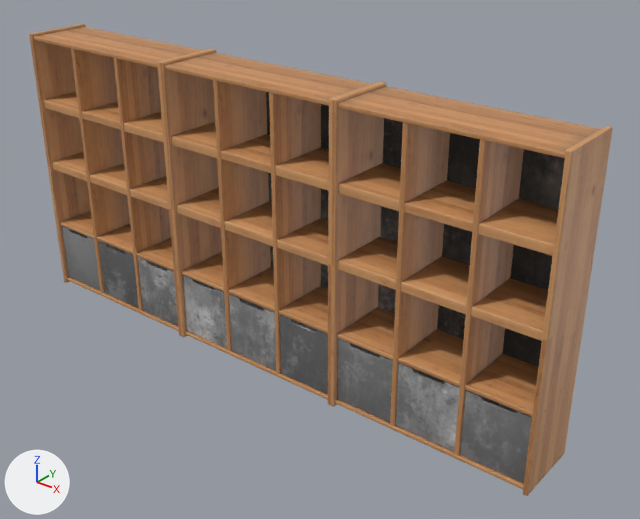
A saved change to the FBX model Assets/_GoodCopBadCop/_Models/shelves/Untitled.fbx.
Rendered twice from a camera (50 mm lens) standing at (2.78, -3.08, 2.58) and looking at (0.24, 0.09, 0.61). The lights are fixed; the arrows at lower left show +X, +Y and +Z. The first picture is the older version.

Names of what the first picture shows: 'Cube.001', 'wooden_display_shelves_01', 'wooden_display_shelves_01.001', 'wooden_display_shelves_01.002', 'wooden_display_shelves_01_drawer_01', 'wooden_display_shelves_01_drawer_01.001', 'wooden_display_shelves_01_drawer_01.002', 'wooden_display_shelves_01_drawer_02', 'wooden_display_shelves_01_drawer_02.001', 'wooden_display_shelves_01_drawer_02.002', 'wooden_display_shelves_01_drawer_03', 'wooden_display_shelves_01_drawer_03.001', 'wooden_display_shelves_01_drawer_03.002' and 1 more.
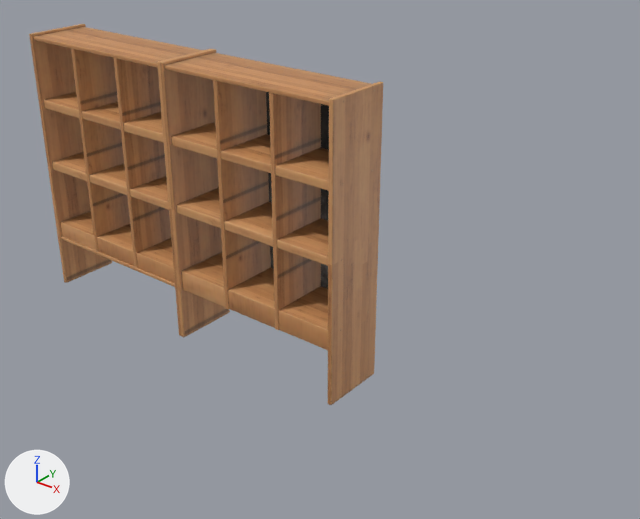
Where the change shows, as pixel boxes [x1, y1, x2, y2] in the pictures (640 x 519 px; the box of a moved part takes in the faces that stretch with it):
'wooden_display_shelves_01.001', deleted (brown): before [331, 82, 613, 496]
'wooden_display_shelves_01', reshaped: before [160, 49, 382, 405]; after [160, 49, 383, 405]
'Cube.001', moved (mostly hidden afterwards): before [378, 91, 599, 367]; after [224, 54, 336, 289]
'wooden_display_shelves_01_drawer_03.001', deleted: before [460, 390, 532, 484]
'wooden_display_shelves_01_drawer_02.001', deleted: before [396, 363, 460, 452]
'wooden_display_shelves_01_drawer_01.001', deleted: before [337, 338, 393, 423]
'wooden_display_shelves_01_drawer_03', deleted: before [280, 315, 328, 394]
'wooden_display_shelves_01_drawer_02', deleted: before [229, 294, 276, 371]
'wooden_display_shelves_01_drawer_01', deleted: before [183, 275, 227, 349]
'wooden_display_shelves_01_drawer_03.002', deleted: before [138, 257, 178, 326]
'wooden_display_shelves_01_drawer_02.002', deleted: before [98, 241, 139, 308]
'wooden_display_shelves_01_drawer_01.002', deleted: before [62, 226, 100, 291]
part 1 of me_cube_026, deleted: before [185, 331, 328, 400]
part 2 of me_cube_026, moved or reshaped: before [181, 80, 328, 374]; after [181, 80, 328, 350]
part 3 of me_cube_010, moved or reshaped: before [67, 277, 179, 331]; after [61, 236, 175, 287]
part 4 of me_cube_010, moved or reshaped: before [60, 223, 174, 271]; after [60, 223, 175, 283]
part 5 of me_cube_010, moved or reshaped: before [71, 49, 171, 311]; after [71, 49, 171, 268]

The change, as a diff of the scene's bpy script:
```diff
--- a/Assets/_GoodCopBadCop/_Models/shelves/Untitled.fbx.py
+++ b/Assets/_GoodCopBadCop/_Models/shelves/Untitled.fbx.py
@@ me_cube_010 @@
 me_cube_010.from_pydata(...)  # 844 vertices, 693 faces; spans x -0.54..0.54, y -0.19..0.19, z 0.0..1.56
+# me_cube_010 part 3: the loose piece of 24 vertices spanning x -0.52..0.52, y -0.18..0.18, z 0.02..0.04 is moved by (0.0, 0.0, 0.28)
+# me_cube_010 part 4: all 36 vertices in x -0.52..0.52, y -0.17..0.17, z 0.39..0.4 are moved by (0.0, 0.0, -0.09)
+# me_cube_010 part 5: all 24 vertices in x -0.19..0.19, y -0.17..0.17, z 0.04 are moved by (0.0, 0.0, 0.28)
 me_cube_010.materials.append(mat_wooden_display_shelves_01)
@@ me_cube_026 @@
-me_cube_026.from_pydata(...)  # 844 vertices, 693 faces; spans x -0.54..0.54, y -0.19..0.19, z 0.0..1.56
+me_cube_026.from_pydata(...)  # 819 vertices, 679 faces; spans x -0.54..0.54, y -0.19..0.19, z 0.0..1.56
+# me_cube_026 part 1: the loose piece of 24 vertices spanning x -0.52..0.52, y -0.18..0.18, z 0.02..0.04 is deleted
+# me_cube_026 part 2
+# 3 vertices are removed from x -0.19, y -0.17..0.17, z 0.04
+# 4 faces are deleted
+# 24 vertices in x -0.52..0.52, y -0.17..0.17, z 0.39 move by (0.0, 0.0, -0.09)
+# 21 vertices in x -0.19..0.19, y -0.17..0.17, z 0.04 move by (0.0, 0.0, 0.26)
+# 12 vertices in x -0.52..0.52, y -0.17..0.17, z 0.4 move by (0.0, 0.0, -0.1)
+# 2 vertices are added at (-0.19, -0.17, 0.3), (-0.19, 0.17, 0.3)
+# 2 new faces join them
 me_cube_026.materials.append(mat_wooden_display_shelves_01)
@@ ob_wooden_display_shelves_01_drawer_03 @@
-ob_wooden_display_shelves_01_drawer_03 = bpy.data.objects.new('wooden_display_shelves_01_drawer_03', me_cube_035)
@@ ob_wooden_display_shelves_01_drawer_03_002 @@
-ob_wooden_display_shelves_01_drawer_03_002 = bpy.data.objects.new('wooden_display_shelves_01_drawer_03.002', me_cube_011)
@@ ob_cube_001 @@
 ob_cube_001 = bpy.data.objects.new('Cube.001', me_cube_004)
-ob_cube_001.location = (1.069, 0.175, 0.804)
+ob_cube_001.location = (0.0, 0.175, 0.804)
@@ ob_wooden_display_shelves_01_drawer_02_001 @@
-ob_wooden_display_shelves_01_drawer_02_001 = bpy.data.objects.new('wooden_display_shelves_01_drawer_02.001', me_cube_007)
@@ ob_wooden_display_shelves_01_drawer_02 @@
-ob_wooden_display_shelves_01_drawer_02 = bpy.data.objects.new('wooden_display_shelves_01_drawer_02', me_cube_020)
@@ ob_wooden_display_shelves_01_drawer_01 @@
-ob_wooden_display_shelves_01_drawer_01 = bpy.data.objects.new('wooden_display_shelves_01_drawer_01', me_cube_033)
@@ ob_wooden_display_shelves_01_drawer_02_002 @@
-ob_wooden_display_shelves_01_drawer_02_002 = bpy.data.objects.new('wooden_display_shelves_01_drawer_02.002', me_cube_012)
@@ ob_wooden_display_shelves_01_drawer_01_001 @@
-ob_wooden_display_shelves_01_drawer_01_001 = bpy.data.objects.new('wooden_display_shelves_01_drawer_01.001', me_cube_008)
@@ ob_wooden_display_shelves_01_drawer_01_002 @@
-ob_wooden_display_shelves_01_drawer_01_002 = bpy.data.objects.new('wooden_display_shelves_01_drawer_01.002', me_cube_013)
@@ ob_wooden_display_shelves_01_drawer_03_001 @@
-ob_wooden_display_shelves_01_drawer_03_001 = bpy.data.objects.new('wooden_display_shelves_01_drawer_03.001', me_cube_006)
@@ ob_wooden_display_shelves_01_001 @@
-ob_wooden_display_shelves_01_001 = bpy.data.objects.new('wooden_display_shelves_01.001', me_cube_005)
```
